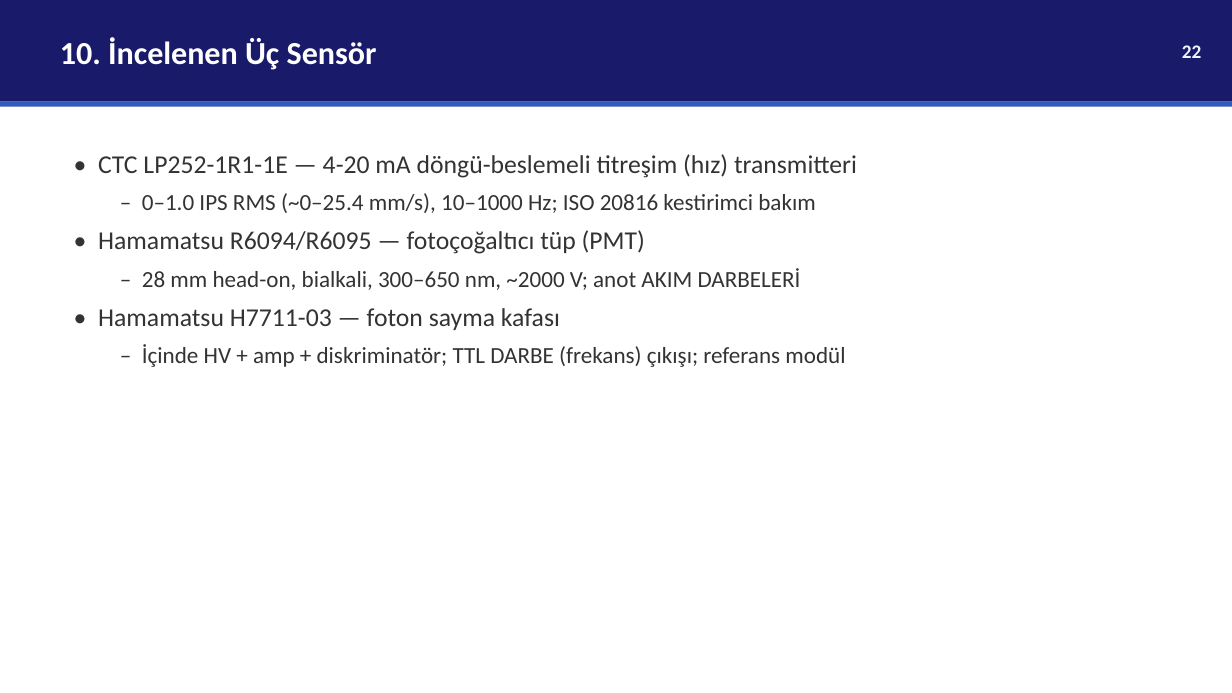
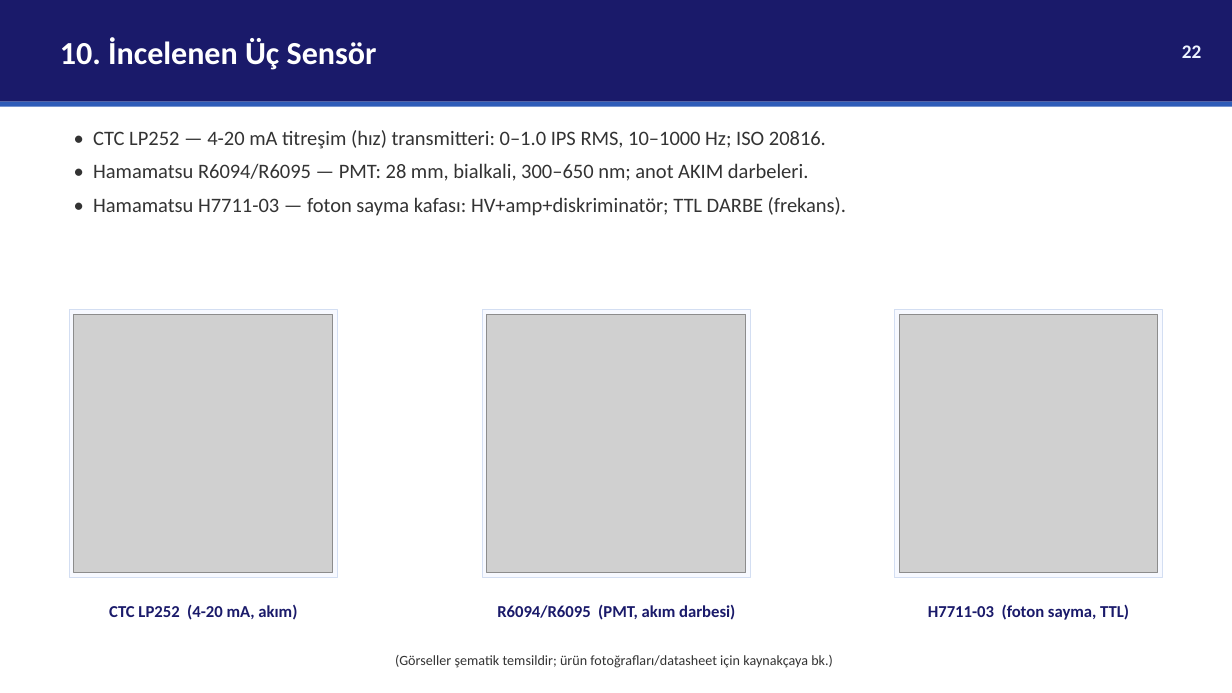
Before and after one commit to selinacr/selin, a slide deck: slide 22 of analog-filtre-tez/EEM537_Sunum_SelinACAR.pptx. Drawn at 1232x693 pixels with LibreOffice and Linux fonts; fonts in the diff are those of the drawing; grey boxes stand for pictures. Boxes give left, top, right and bottom in pixels: in the first picture for what was removed or moved away, otherwise in the second. Text is boxed around its words. In the diff, an @@ line names an element or a change of style, - is before the commit and + after.

```diff
--- a/analog-filtre-tez/EEM537_Sunum_SelinACAR.pptx
+++ b/analog-filtre-tez/EEM537_Sunum_SelinACAR.pptx
@@ text at (93,130,846,216): text changed; size 18 to 16 pt @@
-• CTC LP252-1R1-1E — 4-20 mA döngü-beslemeli titreşim (hız) transmitteri
-  – 0–1.0 IPS RMS (~0–25.4 mm/s), 10–1000 Hz; ISO 20816 kestirimci bakım
-• Hamamatsu R6094/R6095 — fotoçoğaltıcı tüp (PMT)
-  – 28 mm head-on, bialkali, 300–650 nm, ~2000 V; anot AKIM DARBELERİ
-• Hamamatsu H7711-03 — foton sayma kafası
-  – İçinde HV + amp + diskriminatör; TTL DARBE (frekans) çıkışı; referans modül
+• CTC LP252 — 4-20 mA titreşim (hız) transmitteri: 0–1.0 IPS RMS, 10–1000 Hz; ISO 20816.
+• Hamamatsu R6094/R6095 — PMT: 28 mm, bialkali, 300–650 nm; anot AKIM darbeleri.
+• Hamamatsu H7711-03 — foton sayma kafası: HV+amp+diskriminatör; TTL DARBE (frekans).
@@ rectangle added at (69,310,337,578), fill #F7F9FF, outline #D3DEF2 1 pt @@
@@ picture added at (74,314,333,573) @@
@@ rectangle added at (482,310,750,578), fill #F7F9FF, outline #D3DEF2 1 pt @@
@@ picture added at (487,314,746,573) @@
@@ rectangle added at (895,310,1163,578), fill #F7F9FF, outline #D3DEF2 1 pt @@
@@ picture added at (899,314,1158,573) @@
@@ text added at (109,605,297,620), 13 pt, text #1A1A6A, bold @@
+CTC LP252 (4-20 mA, akım)
@@ text added at (497,605,735,620), 13 pt, text #1A1A6A, bold @@
+R6094/R6095 (PMT, akım darbesi)
@@ text added at (928,604,1129,620), 13 pt, text #1A1A6A, bold @@
+H7711-03 (foton sayma, TTL)
@@ text added at (395,655,833,668), 11 pt, text #333333 @@
+(Görseller şematik temsildir; ürün fotoğrafları/datasheet için kaynakçaya bk.)
```
